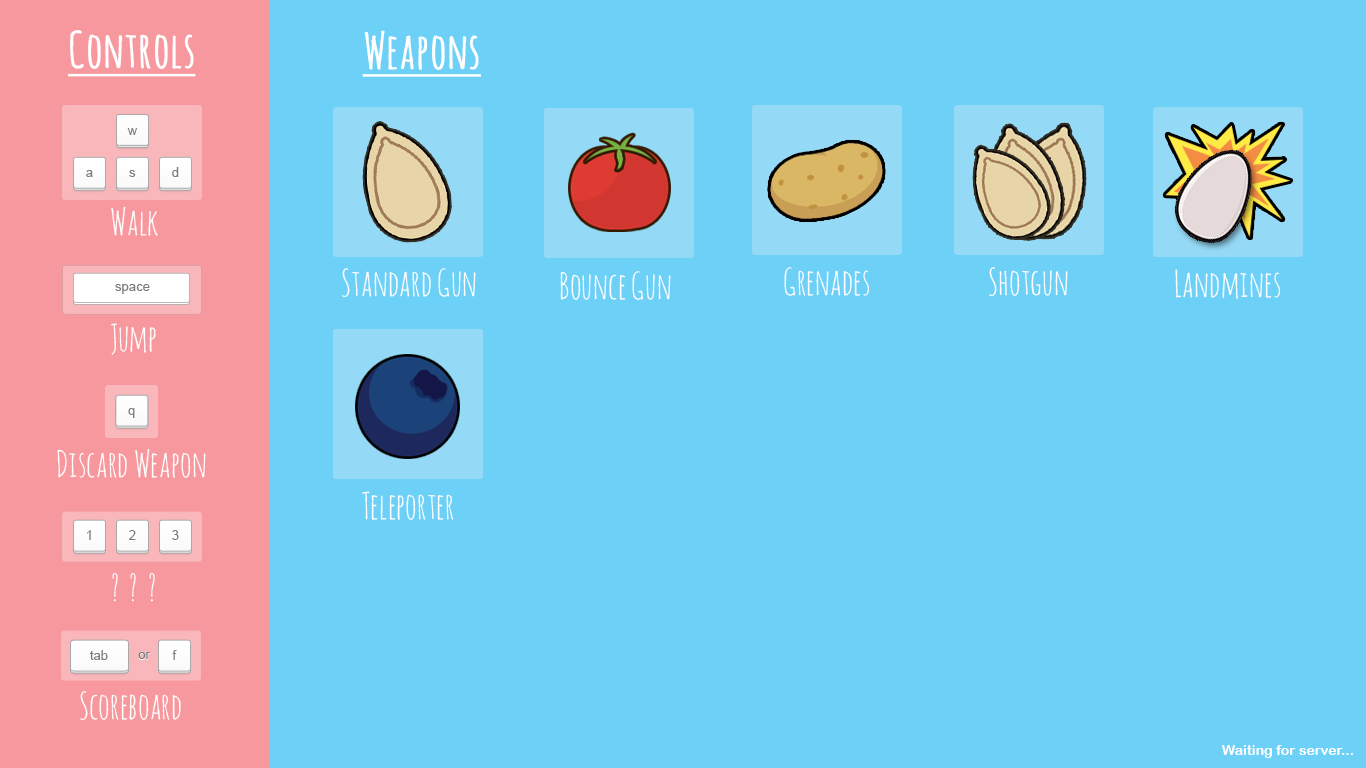
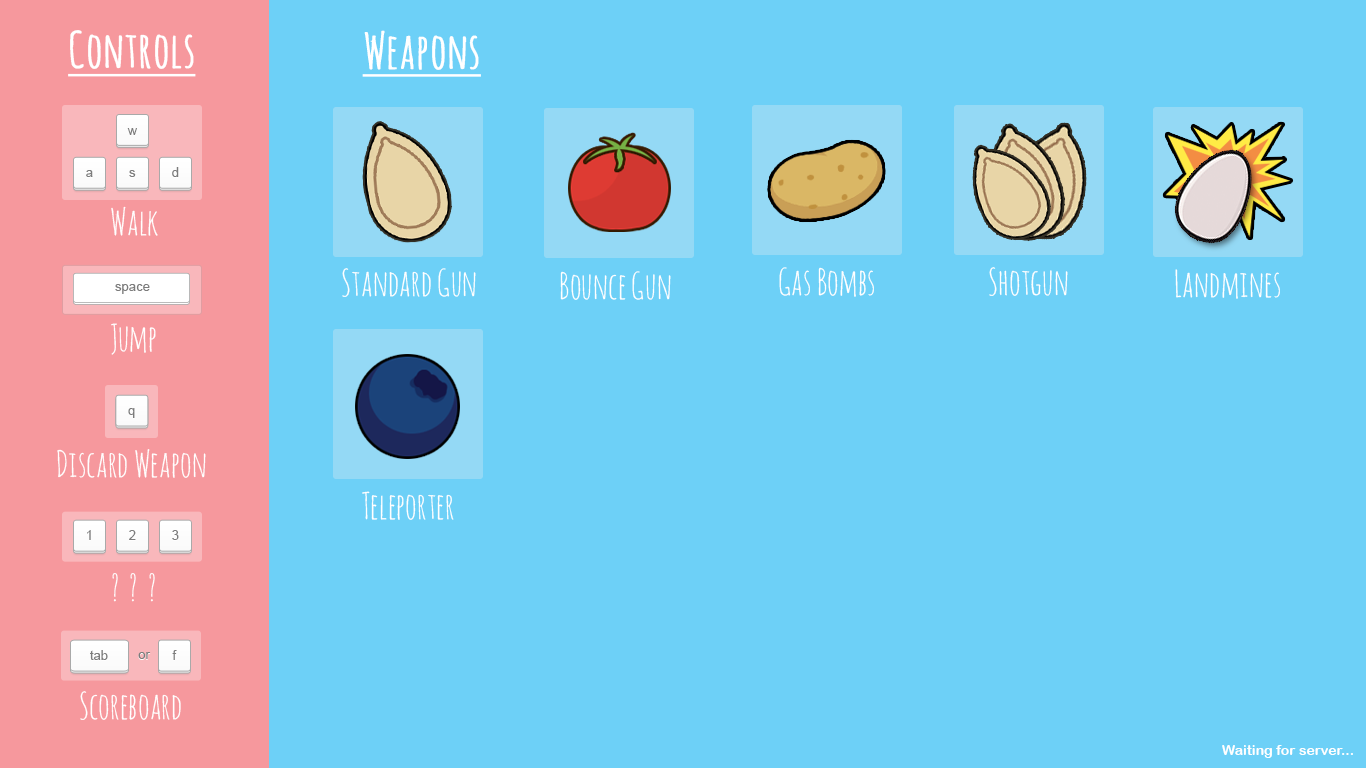
Layered file, before and after one edit (1366x768). Changes by layer:
painted on "Grenades" (3rd of 3, in "potato") over (779, 267, 874, 297)
